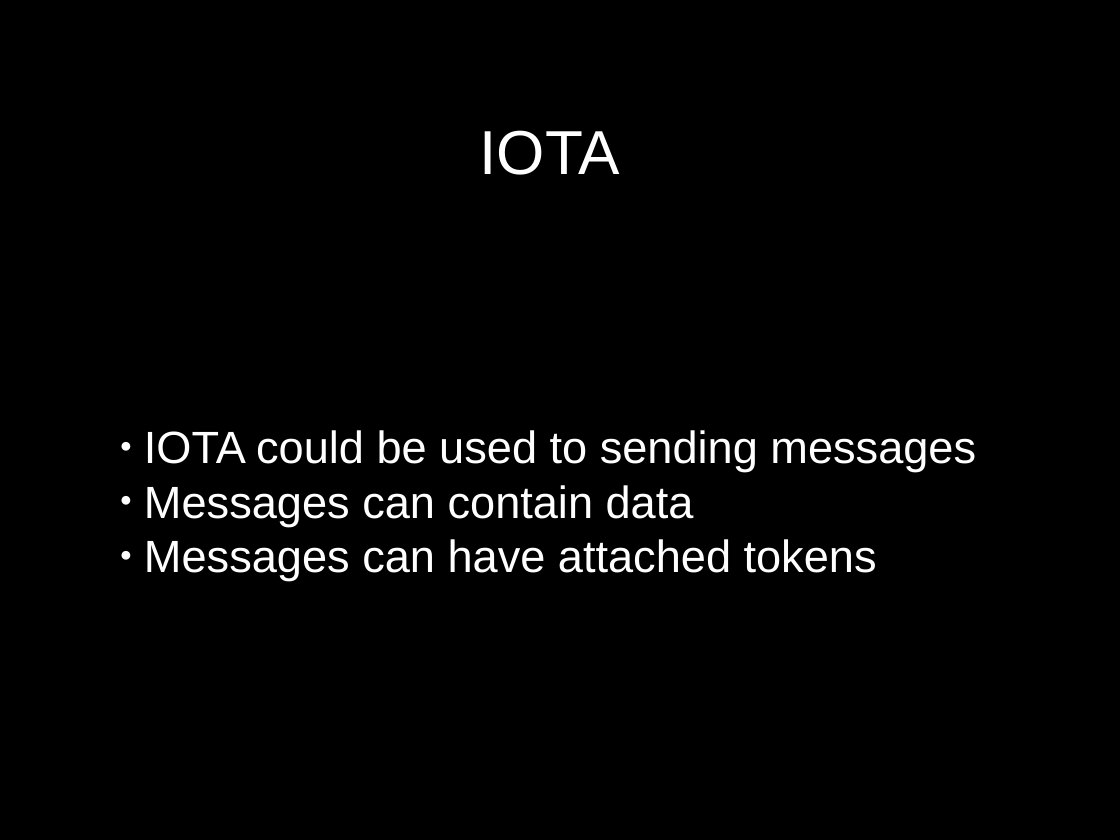
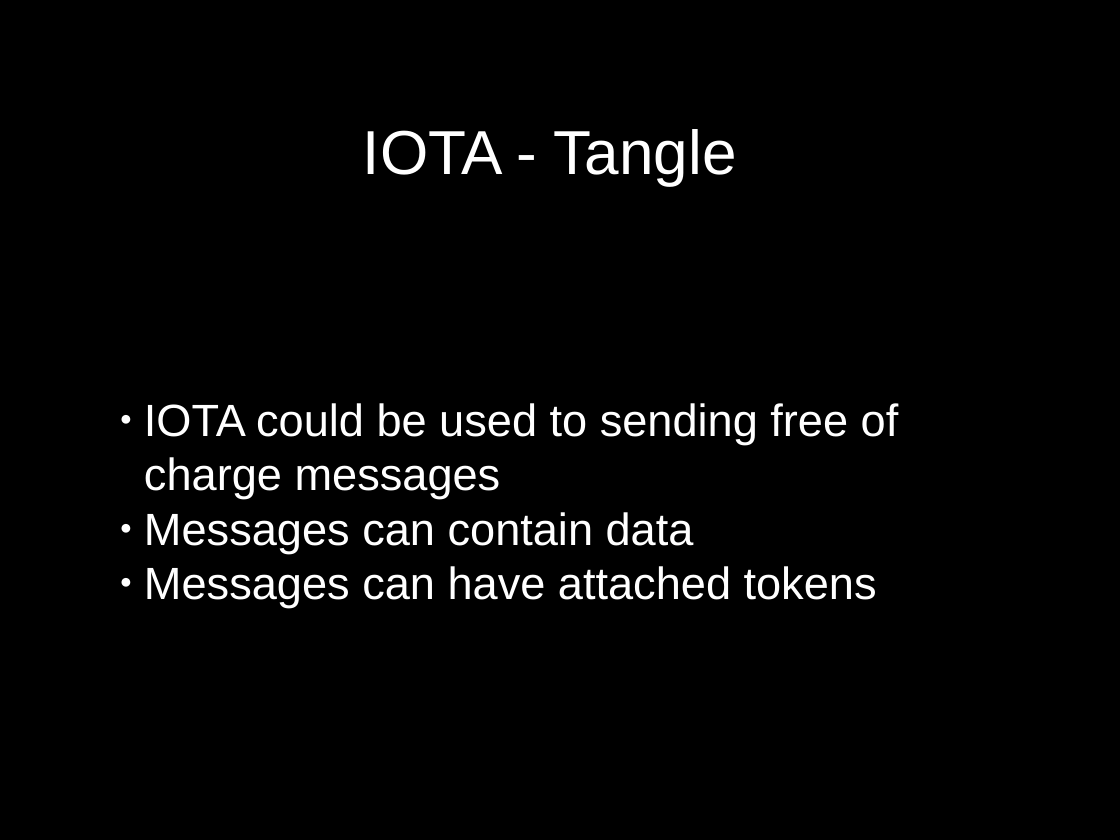
Before and after one commit to bds-iota-hackathon/iota-sensors, a slide deck: slide 3 of slides.odp (slide 2 before the commit). Drawn at 1120x840 pixels with LibreOffice and Linux fonts; fonts in the diff are those of the drawing. Boxes give left, top, right and bottom in pixels: in the first picture for what was removed or moved away, otherwise in the second. Text is boxed around its words. In the diff, an @@ line names an element or a change of style, - is before the commit and + after.

```diff
--- a/slides.odp
+++ b/slides.odp
@@ title at (x1=363, y1=129, x2=737, y2=186): text changed @@
-IOTA
+IOTA - Tangle
@@ subtitle at (x1=144, y1=403, x2=899, y2=499): text changed @@
-● IOTA could be used to sending messages
+● IOTA could be used to sending free of charge messages
```
Also in this commit, not shown: 2 other slides changed, 2 other files.
